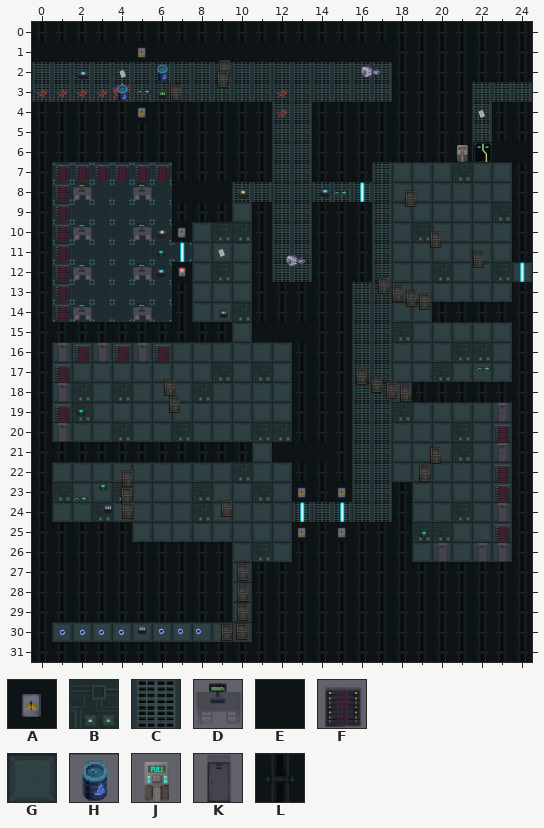
Tiled map, stored at assets/maps/Level4.tmx. This is how it looked before the edit.
Cells are 111x111 px. Shown: x 0..24, y 0..31.
Key: from "Tilemap2": A 0, B 2, C 3, D 5, E 6, F 7, G 8, H 9, J 12, K 13, L 14.
_ is an empty cell, # one hidden under a higher layer.
Layers that did not change in this view are not listed.
Layer "floor" before, first column x 15:
 0 ##########
 1 ##########
 2 CCC#######
 3 CCC####CCC
 4 #######C##
 5 #######C##
 6 #######C##
 7 ##CGGGBGG#
 8 CCCGGGGGG#
 9 ##CGGGGGB#
10 ##CGBGGGG#
11 ##CGGGGGG#
12 ##CGGBGGBG
13 #CCGGGGGG#
14 #CCGG#####
Layer "wall" before, first column x 0:
 0 LLLLLLLLLLLLLLLLLLLLLLLLL
 1 EEEEEAEEEEEEEEEEEELLLLLLL
 2 __________________LLLLLLL
 3 __________________LLLL___
 4 LLLLLALLLLLL__LLLLLLLL_LL
 5 LLLLLLLLLLLL__LLLLLLLL_LL
 6 LLLLLLLLLLLL__LLLLLLLL_EE
 7 L______LLLLL__LLL_______L
 8 L______EEE______________L
 9 L______LLL_L__LLL_______L
10 L______A___L__LLL_______L
11 L__________L__LLL_______L
12 L______E___L__LLL________
13 L______L___LLLLL________L
14 L______L___LLLLL____LLLLL
15 LLLLLLLLLL_EEELL________L
16 L____________LLL________L
17 L____________LLL________L
18 L____________LLL___LLLLLL
19 L____________LLL________L
20 L____________LLL________L
21 LLLLLLLLLLL_EEEL________L
22 L____________LLL________L
23 L____________ALA__L_____L
24 L_________________L_____L
25 LLLLL________ALALLL_____L
26 LLLLLLLLLL___LLLLLL_____L
27 LLLLLLLLLL_LLLLLLLLLLLLLL
28 LLLLLLLLLL_LLLLLLLLLLLLLL
29 LLLLLLLLLL_LLLLLLLLLLLLLL
30 L__________LLLLLLLLLLLLLL
31 LLLLLLLLLLLLLLLLLLLLLLLLL
Layer "objects" before, first column x 0:
 0 _________________________
 1 _________________________
 2 ______H__________________
 3 ____H____________________
 4 _________________________
 5 _________________________
 6 _____________________J___
 7 _FFFFFF__________________
 8 _FD__D___________________
 9 _F_______________________
10 _FD__D___________________
11 _F_______________________
12 _FD__D___________________
13 _F_______________________
14 _FD__D___________________
15 _________________________
16 _KFKFKF__________________
17 _F_______________________
18 _K_______________________
19 _F_____________________K_
20 _K_____________________F_
21 _______________________K_
22 _______________________F_
23 _______________________F_
24 _______________________K_
25 _______________________F_
26 ____________________K_KK_
27 _________________________
28 _________________________
The result:
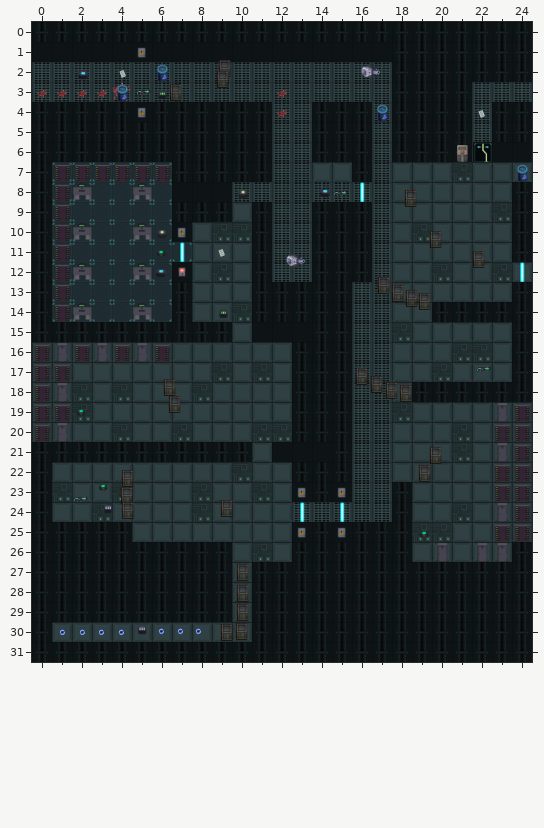
Diff:
Layer "floor":
The author put tile C in rows 4 to 6 at x 17.
Layer "wall":
Tile L becomes tile F in rows 19 to 25 at x 24.
The author cleared tile L in rows 4 to 6 at x 17; in row 7 at x 14 to 15 and 24; in rows 16 to 20 at x 0.
Layer "objects":
The author put tile F in rows 16 to 20 at x 0.
The author put tile H in row 4 at x 17; in row 7 at x 24.
Boxes around the changes in both pictures, in picture pixels (x1, y1, x2, y2):
changed: (372, 102, 392, 162)
removed: (312, 162, 352, 182)
changed: (512, 162, 532, 182)
changed: (32, 342, 52, 442)
changed: (512, 402, 532, 542)
